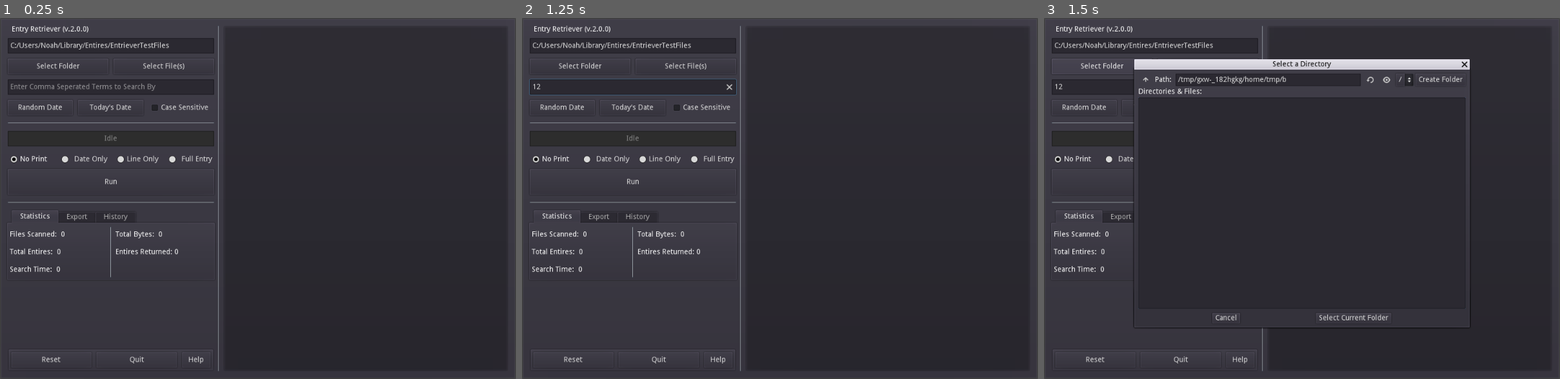
Above: before the commit, frames 1-3 (left to right).
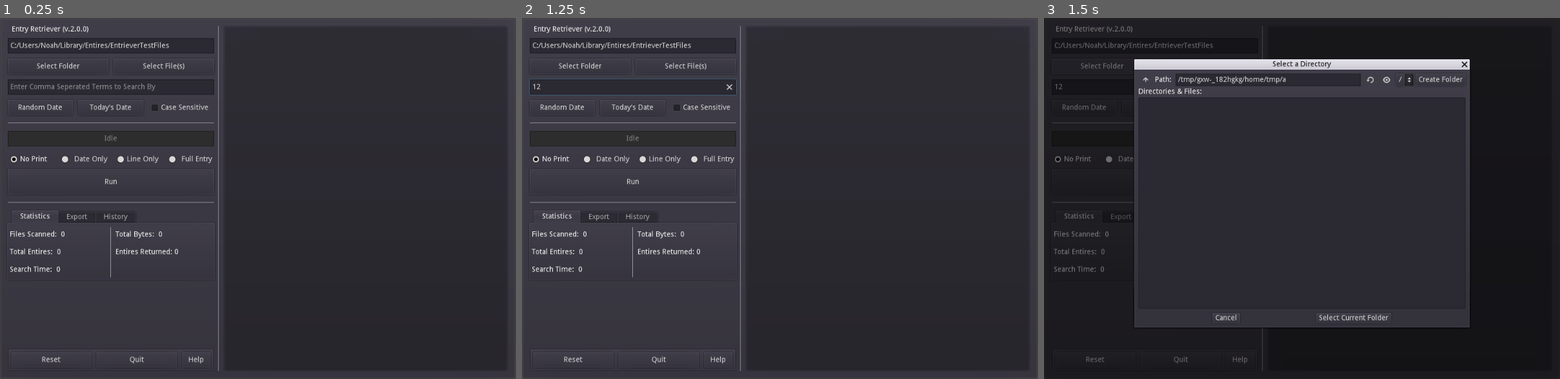
Above: after the commit, the same moments.

Repository: PlainOldNoah/file-retriever
Game: Godot game, scene res://Main.tscn
Same seed, same stepped clock (60 frames per second), same inputs: the game is played once before the commit and once after it.
Inputs (mouse positions are in pixels of both pictures, inside the frame that each line leads up to):
- Up to frame 1 (0.25 s): no input
- Up to frame 2 (1.25 s): click (635, 86) at 0.52 s; type "12" at 0.6 s
- Up to frame 3 (1.5 s): click "Select Folder" at 1.25 s

Frames 1-2 are identical in both runs. In frame 3, 38% of the frame differs, in the area x 0-100%, y 0-100%.

Commit message:
added background effect for popups, added function to sort input files

Diff:
--- a/EntryRetriever/Main.gd
+++ b/EntryRetriever/Main.gd
@@ -32,9 +32,8 @@
 var rng = RandomNumberGenerator.new()
 
 #---------------------------- NODES
-onready var PopupParent = $PopupParent
+onready var PopupParent =       $PopupParent
 onready var HelpPopup =         $PopupParent/HelpPopup
-onready var SearchMemoryPopup = $PopupParent/SearchMemoryPopup
 onready var InputFileDialog =   $PopupParent/InputFileDialog
 onready var OutputFileConfirm = $PopupParent/OutputFileConfirmation
 onready var OutputFileName =    OutputFileConfirm.get_node("LineEdit")
@@ -452,6 +451,7 @@
 	if inputPath.size() == 1:
 		SelectionInput.text = inputPath[0]
 	else:
+		sort_selection_input()
 		SelectionInput.text = str(dirInCount) + " Dirs, " + str(txtInCount) + " Files: "
 
 		for i in inputPath.size():
@@ -459,6 +459,12 @@
 
 	InputFileDialog.current_dir = inputPath[inputPath.size() - 1]
 	InputFileDialog.current_path = inputPath[inputPath.size() - 1]
+
+#Converts inputPath PoolStringArray into an array to sort and then convert it back
+func sort_selection_input():
+	var tempArray:Array = inputPath
+	tempArray.sort()
+	inputPath = tempArray
 
 #Resets output/search data
 func reset_statistics():
@@ -557,7 +563,6 @@
 	set_selection_input()
 
 
-
 func _on_FromOutput_toggled(button_pressed):
 		print("Not Connected")
 
@@ -654,14 +659,9 @@
 func _on_Quit_pressed():
 	get_tree().quit()
 
-
-
-
-
-#TESTING: Set background to darker when popup is active
-
-func _on_HelpPopup_about_to_show():
+#Universal signal to handle popup background darken effect
+func _on_Popup_about_to_show():
 	$ScreenEffects/ColorRect.color = Color(0, 0, 0, 0.5)
 
-func _on_HelpPopup_popup_hide():
+func _on_Popup_popup_hide():
 	$ScreenEffects/ColorRect.color = Color(0, 0, 0, 0)
--- a/EntryRetriever/Main.tscn
+++ b/EntryRetriever/Main.tscn
@@ -540,7 +540,6 @@
 [node name="ScreenEffects" type="Node" parent="."]
 
 [node name="ColorRect" type="ColorRect" parent="ScreenEffects"]
-visible = false
 anchor_right = 1.0
 anchor_bottom = 1.0
 mouse_filter = 2
@@ -550,7 +549,6 @@
 }
 
 [node name="PopupParent" type="Control" parent="."]
-visible = false
 margin_left = 7.0
 margin_top = 7.0
 margin_right = 993.0
@@ -667,36 +665,6 @@
 size_flags_vertical = 0
 text = "Abort"
 
-[node name="SearchMemoryPopup" type="ConfirmationDialog" parent="PopupParent"]
-margin_left = 293.0
-margin_top = 314.0
-margin_right = 693.0
-margin_bottom = 372.0
-rect_min_size = Vector2( 400, 0 )
-rect_clip_content = true
-popup_exclusive = true
-window_title = ""
-__meta__ = {
-"_editor_description_": ""
-}
-
-[node name="PanelContainer" type="PanelContainer" parent="PopupParent/SearchMemoryPopup"]
-self_modulate = Color( 0.721569, 0.721569, 0.721569, 1 )
-margin_left = 8.0
-margin_top = 8.0
-margin_right = 392.0
-margin_bottom = 22.0
-
-[node name="RichTextLabel" type="RichTextLabel" parent="PopupParent/SearchMemoryPopup/PanelContainer"]
-margin_left = 7.0
-margin_top = 7.0
-margin_right = 377.0
-margin_bottom = 22.0
-fit_content_height = true
-__meta__ = {
-"_edit_use_anchors_": false
-}
-
 [node name="HelpPopup" type="AcceptDialog" parent="PopupParent"]
 margin_left = 193.0
 margin_top = 314.0
@@ -803,10 +771,16 @@
 [connection signal="pressed" from="MarginContainer/HBoxContainer/GUI/LowerControl/FinalButtons/HBoxContainer/Clear" to="." method="_on_Clear_pressed"]
 [connection signal="pressed" from="MarginContainer/HBoxContainer/GUI/LowerControl/FinalButtons/HBoxContainer/Quit" to="." method="_on_Quit_pressed"]
 [connection signal="pressed" from="MarginContainer/HBoxContainer/GUI/LowerControl/FinalButtons/HBoxContainer/Help" to="." method="_on_Help_pressed"]
+[connection signal="about_to_show" from="PopupParent/InputFileDialog" to="." method="_on_Popup_about_to_show"]
 [connection signal="dir_selected" from="PopupParent/InputFileDialog" to="." method="_on_InputFileDialog_dir_selected"]
 [connection signal="files_selected" from="PopupParent/InputFileDialog" to="." method="_on_InputFileDialog_files_selected"]
+[connection signal="popup_hide" from="PopupParent/InputFileDialog" to="." method="_on_Popup_popup_hide"]
+[connection signal="about_to_show" from="PopupParent/OutputFileConfirmation" to="." method="_on_Popup_about_to_show"]
 [connection signal="confirmed" from="PopupParent/OutputFileConfirmation" to="." method="_on_OutputFileConfirmation_confirmed"]
+[connection signal="popup_hide" from="PopupParent/OutputFileConfirmation" to="." method="_on_Popup_popup_hide"]
+[connection signal="about_to_show" from="PopupParent/WarningPopup" to="." method="_on_Popup_about_to_show"]
+[connection signal="popup_hide" from="PopupParent/WarningPopup" to="." method="_on_Popup_popup_hide"]
 [connection signal="pressed" from="PopupParent/WarningPopup/HBoxContainer/WarningConfim" to="." method="_on_WarningConfim_pressed"]
 [connection signal="pressed" from="PopupParent/WarningPopup/HBoxContainer/WarningAbort" to="." method="_on_WarningAbort_pressed"]
-[connection signal="about_to_show" from="PopupParent/HelpPopup" to="." method="_on_HelpPopup_about_to_show"]
-[connection signal="popup_hide" from="PopupParent/HelpPopup" to="." method="_on_HelpPopup_popup_hide"]
+[connection signal="about_to_show" from="PopupParent/HelpPopup" to="." method="_on_Popup_about_to_show"]
+[connection signal="popup_hide" from="PopupParent/HelpPopup" to="." method="_on_Popup_popup_hide"]
